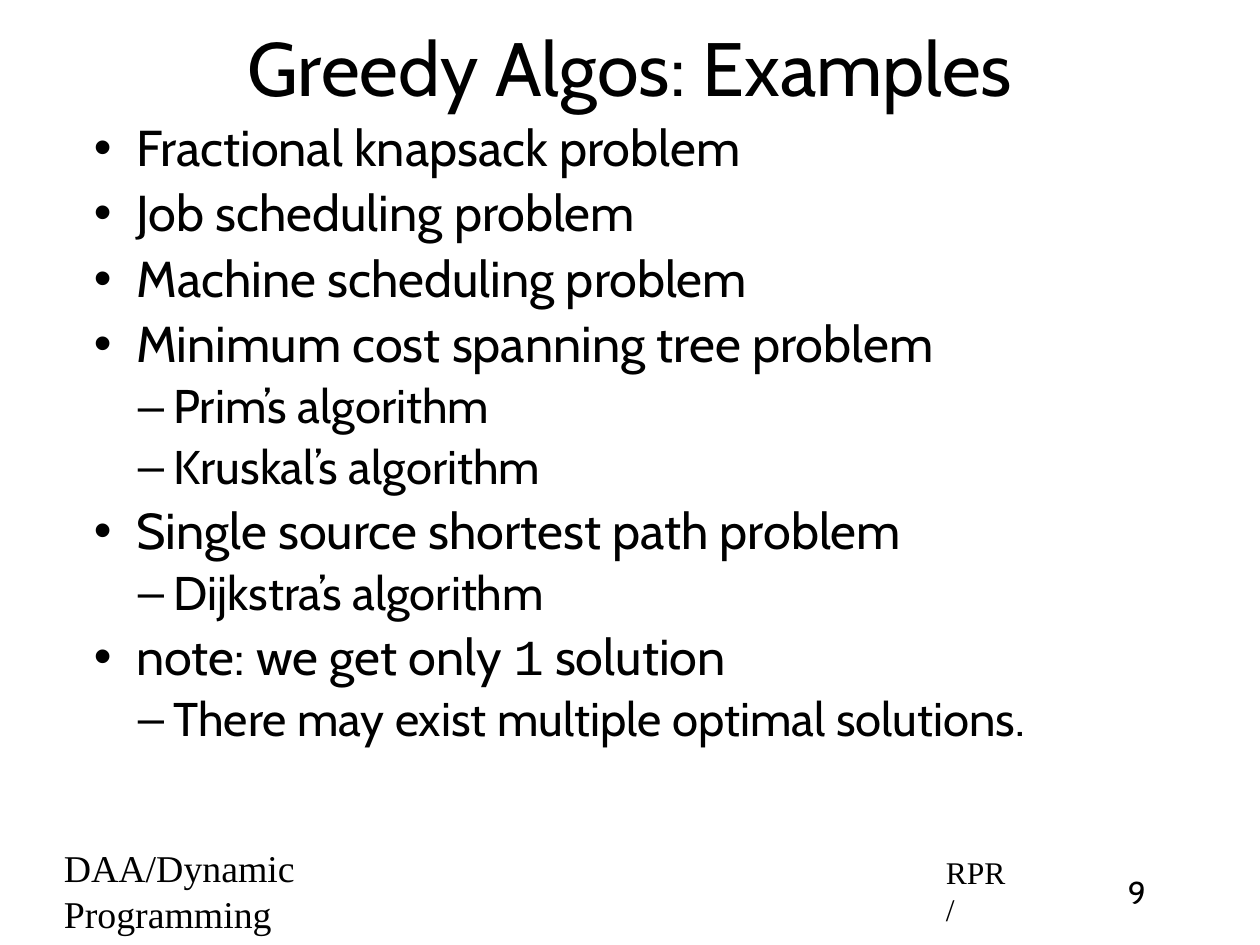
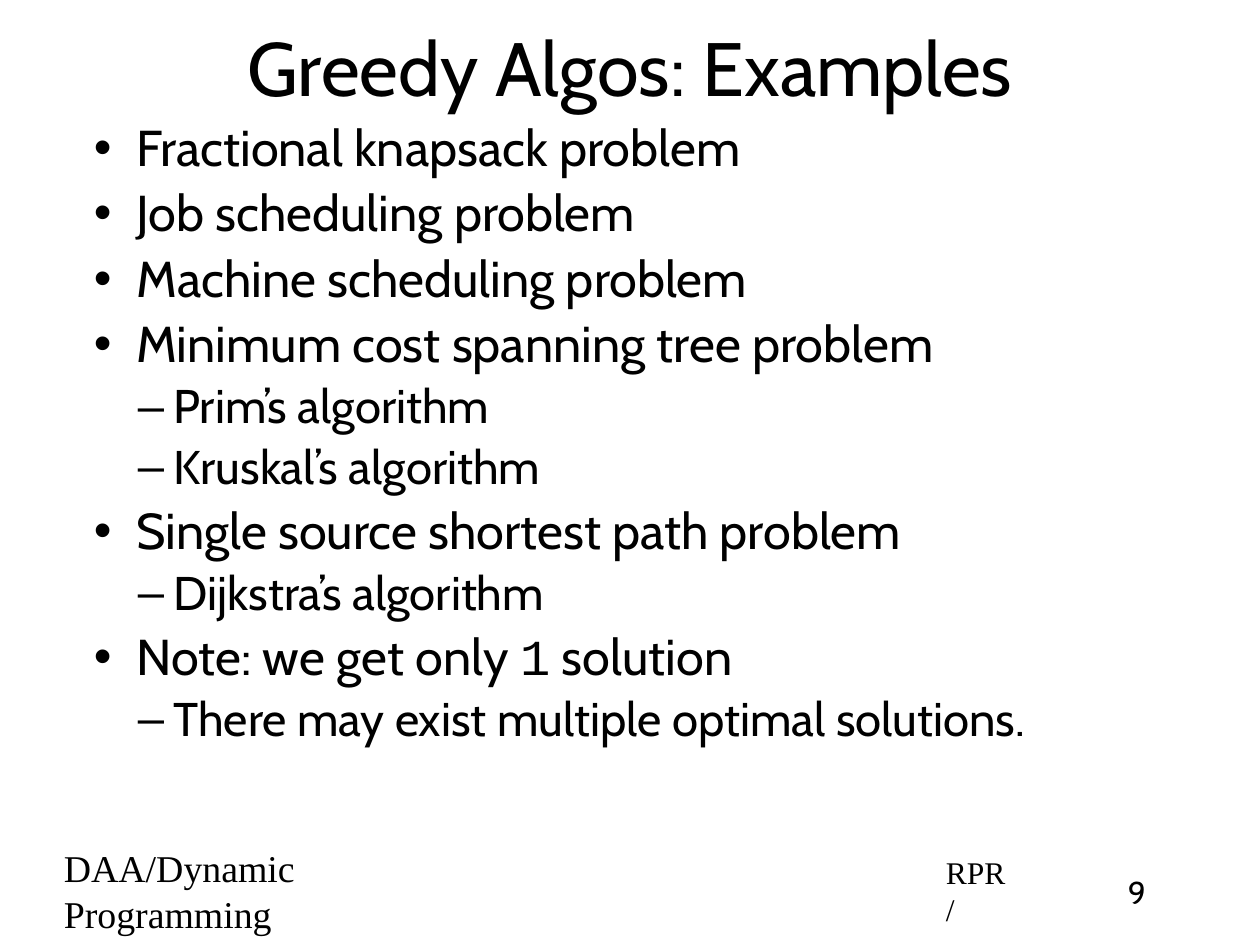
Before and after one commit to rprustagi/2019-17CS43-DAA, a slide deck: slide 9 of Slides-RPR/2019-H1-DAA-L31-DynProg-Intro.pptx. Drawn at 1260x945 pixels with LibreOffice and Linux fonts; fonts in the diff are those of the drawing. Boxes give left, top, right and bottom in pixels: in the first picture for what was removed or moved away, otherwise in the second. Text is boxed around its words. In the diff, an @@ line names an element or a change of style, - is before the commit and + after.

```diff
--- a/Slides-RPR/2019-H1-DAA-L31-DynProg-Intro.pptx
+++ b/Slides-RPR/2019-H1-DAA-L31-DynProg-Intro.pptx
@@ text at [136,637,732,686]: text changed @@
-• note: we get only 1 solution
+• Note: we get only 1 solution
```
Also in this commit, not shown: 1 other slide changed, 2 other files.
